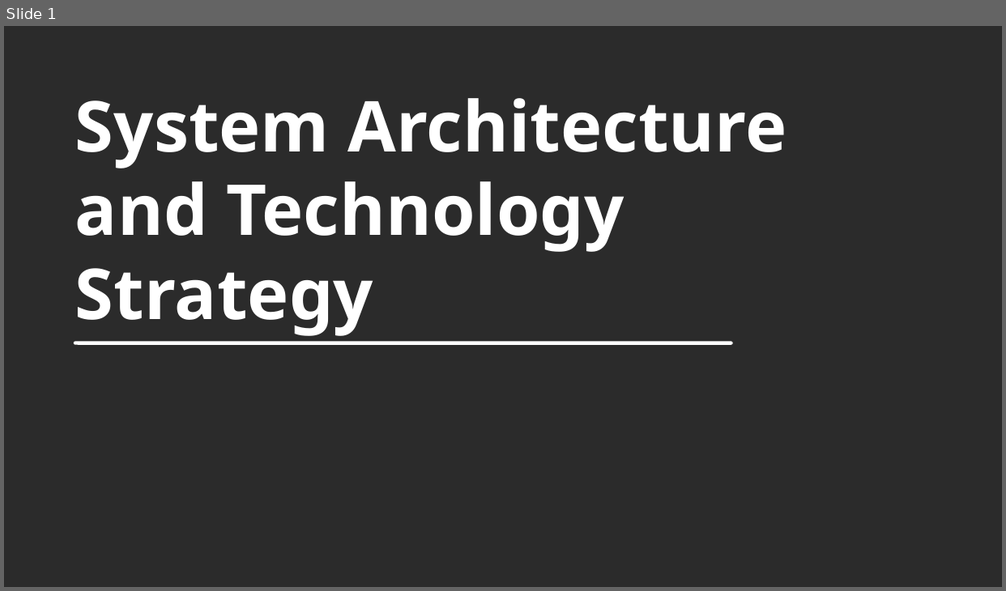
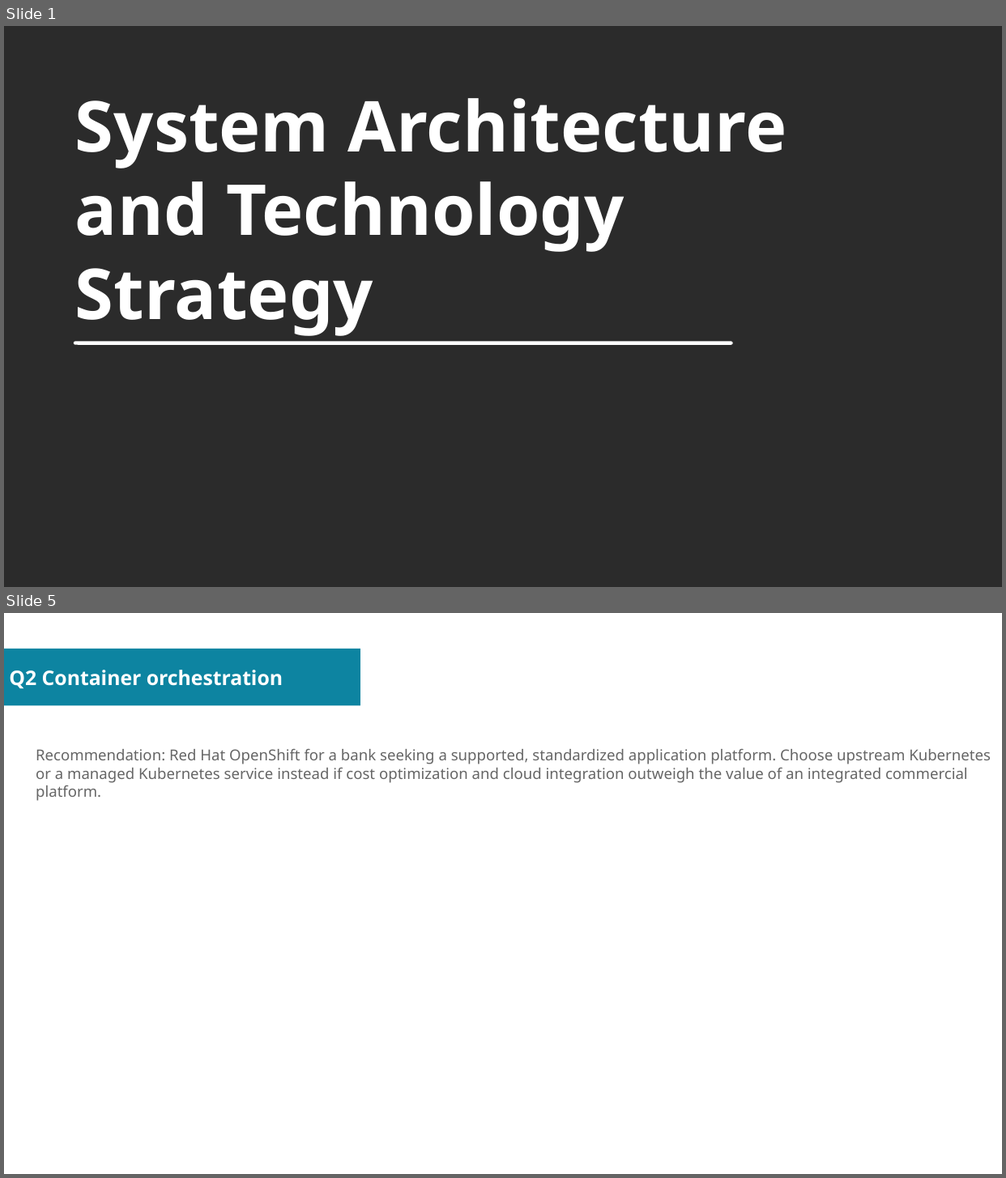
Before and after one commit to sovannotychea/ori-test, a slide deck: docs/02.odp. Shown one above the other, each under a label of ours: slide 1 before the commit, slides 1 and 5 after it; the slides between them are not shown. The pictures are 1006x591 and 1006x1178 pixels, drawn with LibreOffice and Linux fonts; fonts in the diff are those of the drawing; background and template pictures are left out; a plain dark background stands for a picture behind light text. Boxes give left, top, right and bottom in pixels: in the first picture for what was removed or moved away, otherwise in the second. Text is boxed around its words. In the diff, an @@ line names an element or a change of style, - is before the commit and + after.

```diff
--- a/docs/02.odp
+++ b/docs/02.odp
@@ slide 5 added at box(4, 613, 1002, 1174), background #FFFFFF @@
@@ rectangle added at box(4, 649, 360, 705), fill #0D84A1 @@
@@ title added at box(9, 670, 283, 689), 16 pt, text #FFFFFF, bold @@
+Q2 Container orchestration
@@ text added at box(36, 749, 991, 801), 12 pt, text #666666 @@
+Recommendation: Red Hat OpenShift for a bank seeking a supported, standardized application platform. Choose upstream Kubernetes or a managed Kubernetes service instead if cost optimization and cloud integration outweigh the value of an integrated commercial platform.
```
Also in this commit, not shown: 2 slides changed, 8 other slides added, 1 other file.
